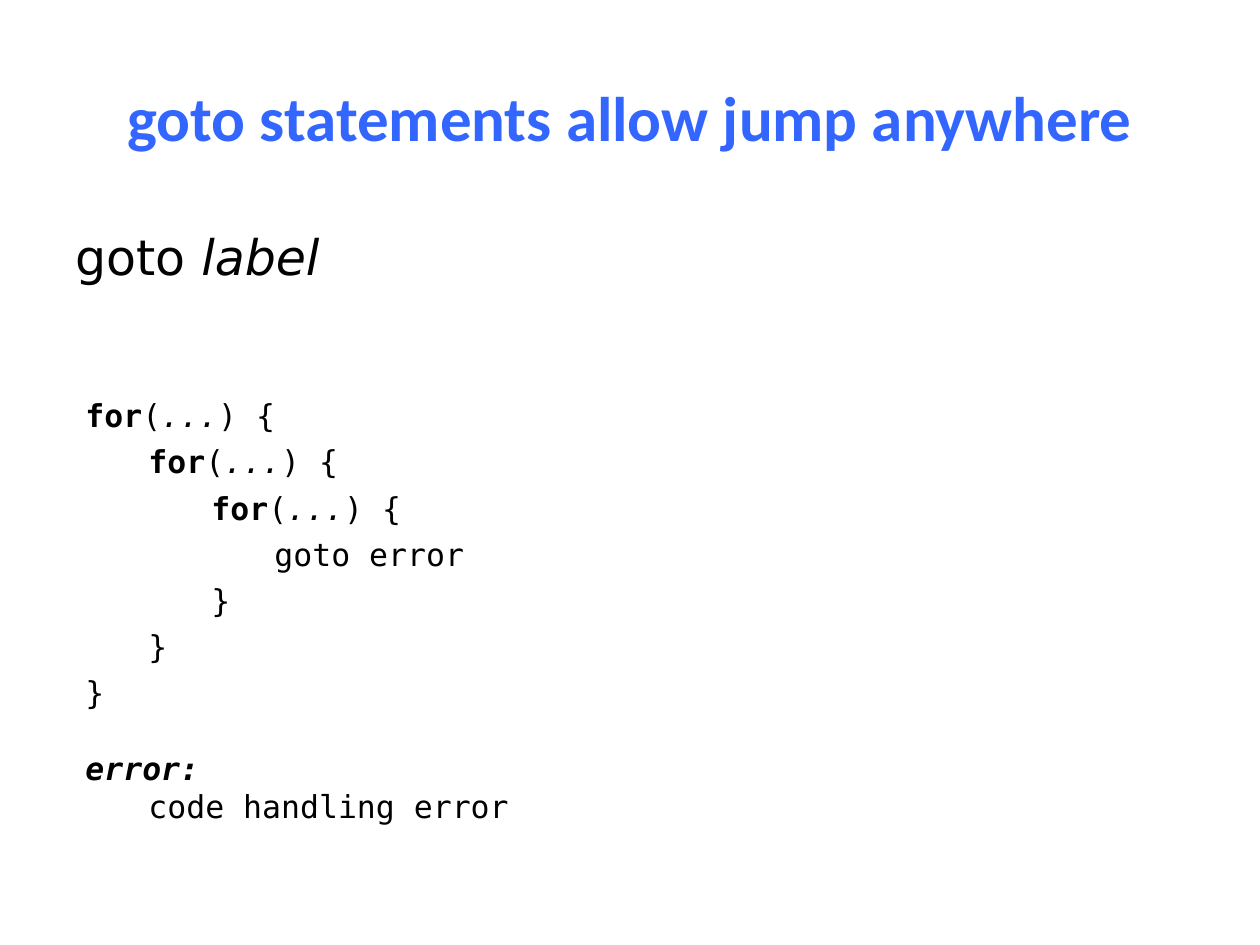
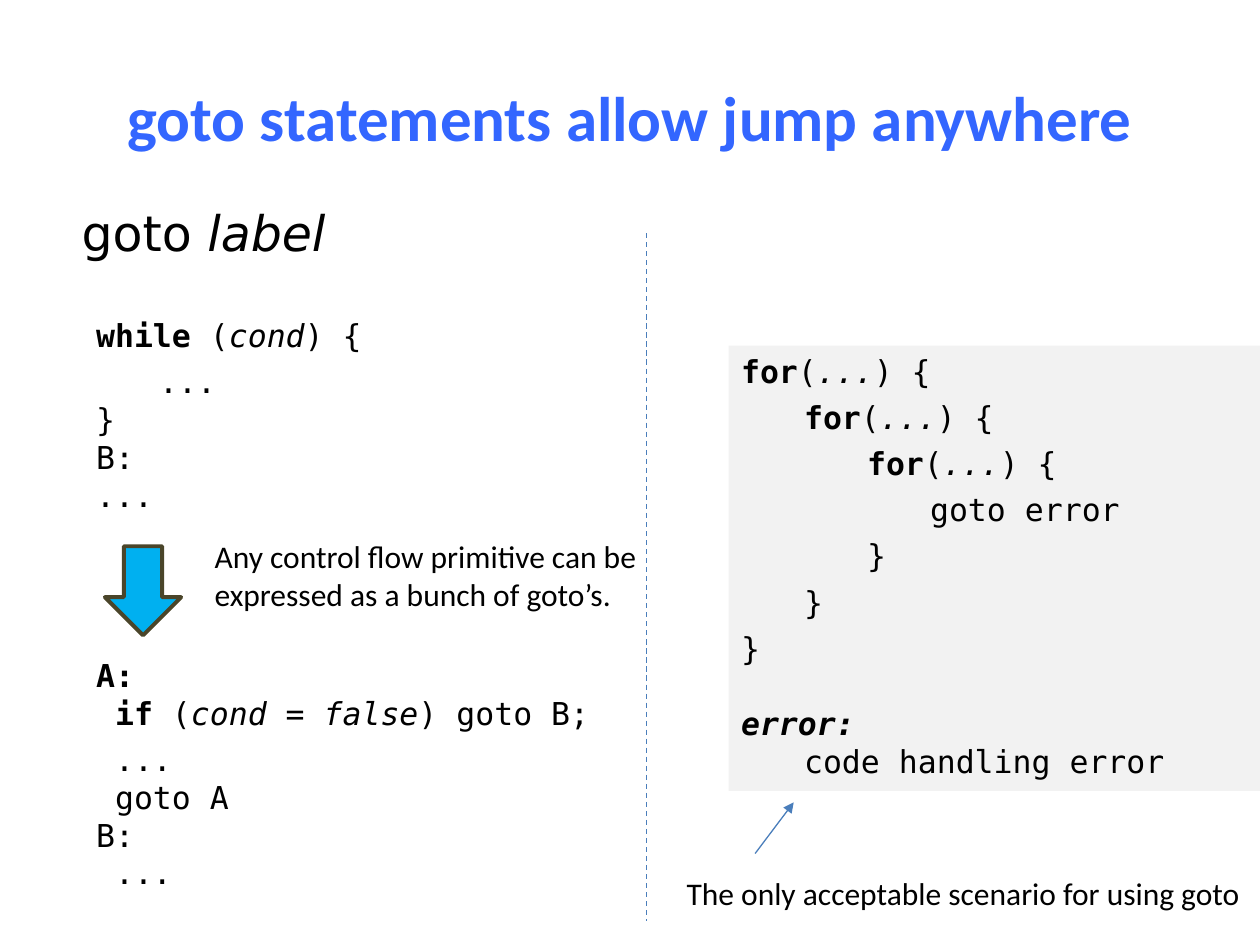
Before and after one commit to NYU-CSO/nyu-cso.github.io, a slide deck: slide 30 of notes/04-C_Basics.pptx (slide 29 before the commit). Drawn at 1260x945 pixels with LibreOffice and Linux fonts; fonts in the diff are those of the drawing. Boxes give left, top, right and bottom in pixels: in the first picture for what was removed or moved away, otherwise in the second. Text is boxed around its words. In the diff, an @@ line names an element or a change of style, - is before the commit and + after.

```diff
--- a/notes/04-C_Basics.pptx
+++ b/notes/04-C_Basics.pptx
@@ text "goto label": place and size @@
-text "goto label" at bbox=[76, 237, 319, 286]
+text "goto label" at bbox=[82, 213, 325, 262]
@@ line added from (646, 233) to (646, 921), #4B7EBC 0.75 pt dashed @@
@@ text added at bbox=[96, 321, 324, 469], 18 pt, text #000000 @@
+while (cond) {
+...
+}
+B:
+...
@@ rectangle "for(...) {": place and size @@
-rectangle "for(...) {" at bbox=[85, 403, 509, 825]
+rectangle "for(...) {" at bbox=[728, 345, 1260, 790]
@@ rectangle "for(...) {" at bbox=[728, 345, 1260, 790]: fill none to #F2F2F2 @@
@@ down arrow added at bbox=[105, 547, 181, 636], fill #00B0F0, outline #4A452A 2.25 pt @@
@@ text added at bbox=[215, 546, 636, 612], 18 pt, text #000000 @@
+Any control flow primitive can be
+expressed as a bunch of goto’s.
@@ text added at bbox=[96, 664, 589, 847], 18 pt, text #000000 @@
+A:
+if (cond = false) goto B;
+...
+goto A
+B:
+...
@@ arrow added from (755, 853) to (794, 803), #4B7EBC 0.75 pt @@
@@ text added at bbox=[687, 883, 1239, 911], 18 pt, text #000000 @@
+The only acceptable scenario for using goto
```
Also in this commit, not shown: 6 other slides changed, 1 slide added, 2 other files.
